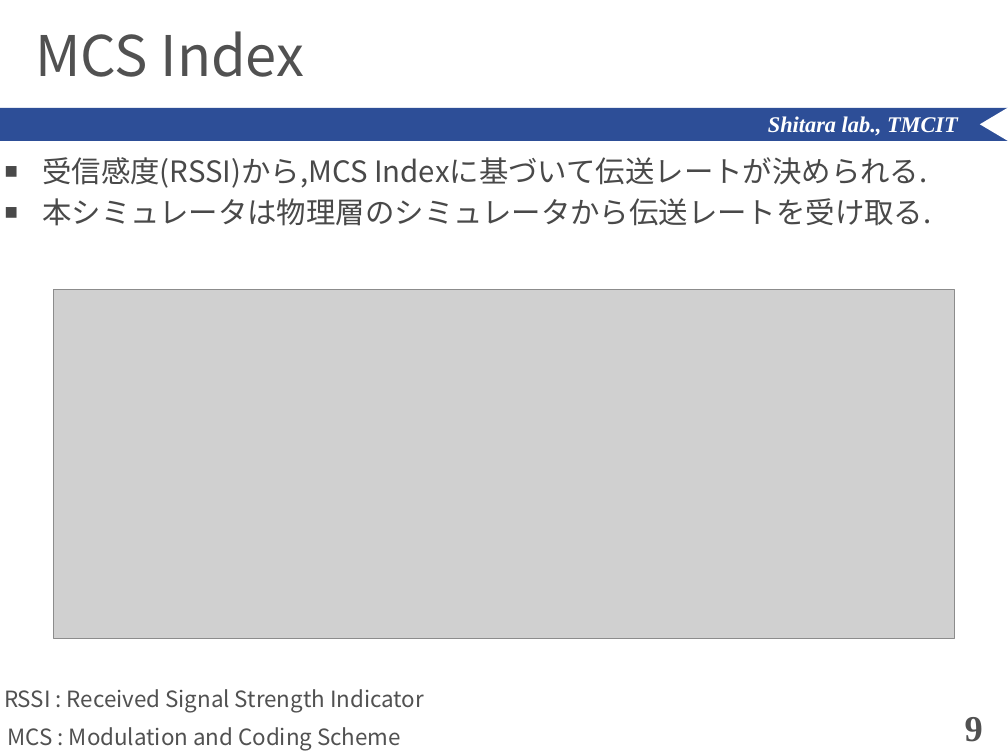
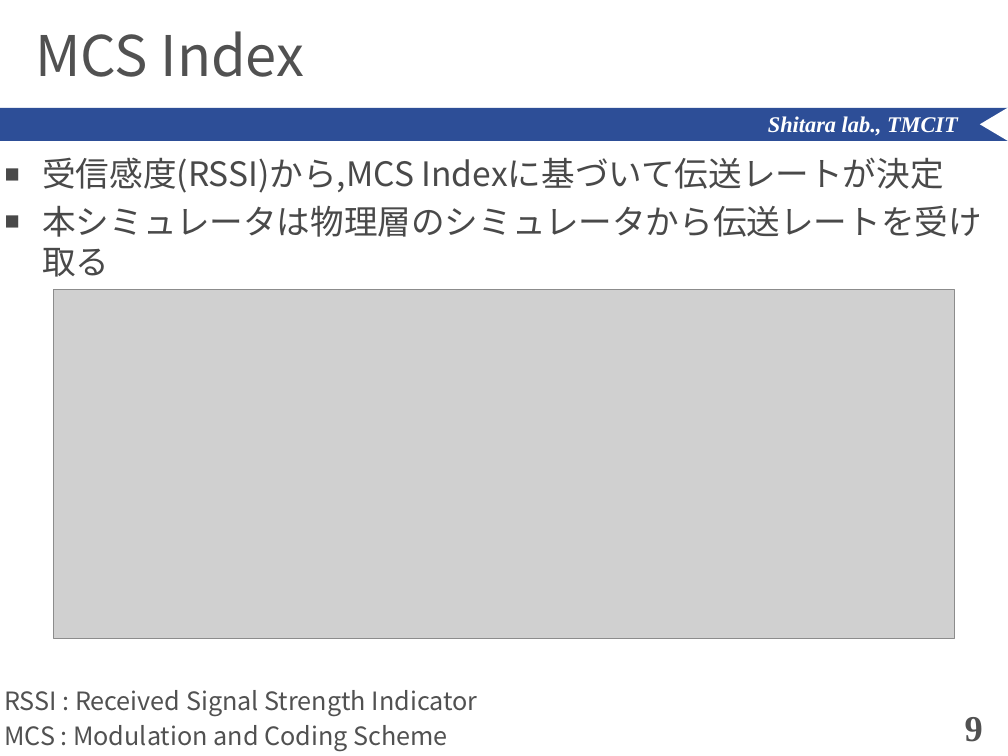
Before and after one commit to ShitaLab-TMCIT/IEEE802.11simulator, a slide deck: slide 9 of paper/shimozawa.pptx. Drawn at 1008x756 pixels with LibreOffice and Linux fonts; fonts in the diff are those of the drawing; grey boxes stand for pictures. Boxes give left, top, right and bottom in pixels: in the first picture for what was removed or moved away, otherwise in the second. Text is boxed around its words. In the diff, an @@ line names an element or a change of style, - is before the commit and + after.

```diff
--- a/paper/shimozawa.pptx
+++ b/paper/shimozawa.pptx
@@ text at bbox=[42, 157, 982, 277]: text changed; size 21 to 24 pt @@
-■ 受信感度(RSSI)から,MCS Indexに基づいて伝送レートが決められる.
-■ 本シミュレータは物理層のシミュレータから伝送レートを受け取る.
+■ 受信感度(RSSI)から,MCS Indexに基づいて伝送レートが決定
+■ 本シミュレータは物理層のシミュレータから伝送レートを受け取る
@@ text "RSSI : Received Signal Strength ..." at bbox=[4, 690, 478, 716]: size 16 to 18 pt @@
@@ text "MCS : Modulation and Coding ..." at bbox=[4, 725, 447, 751]: size 16 to 18 pt @@
```
Also in this commit, not shown: 11 other slides changed, 13 other files.
